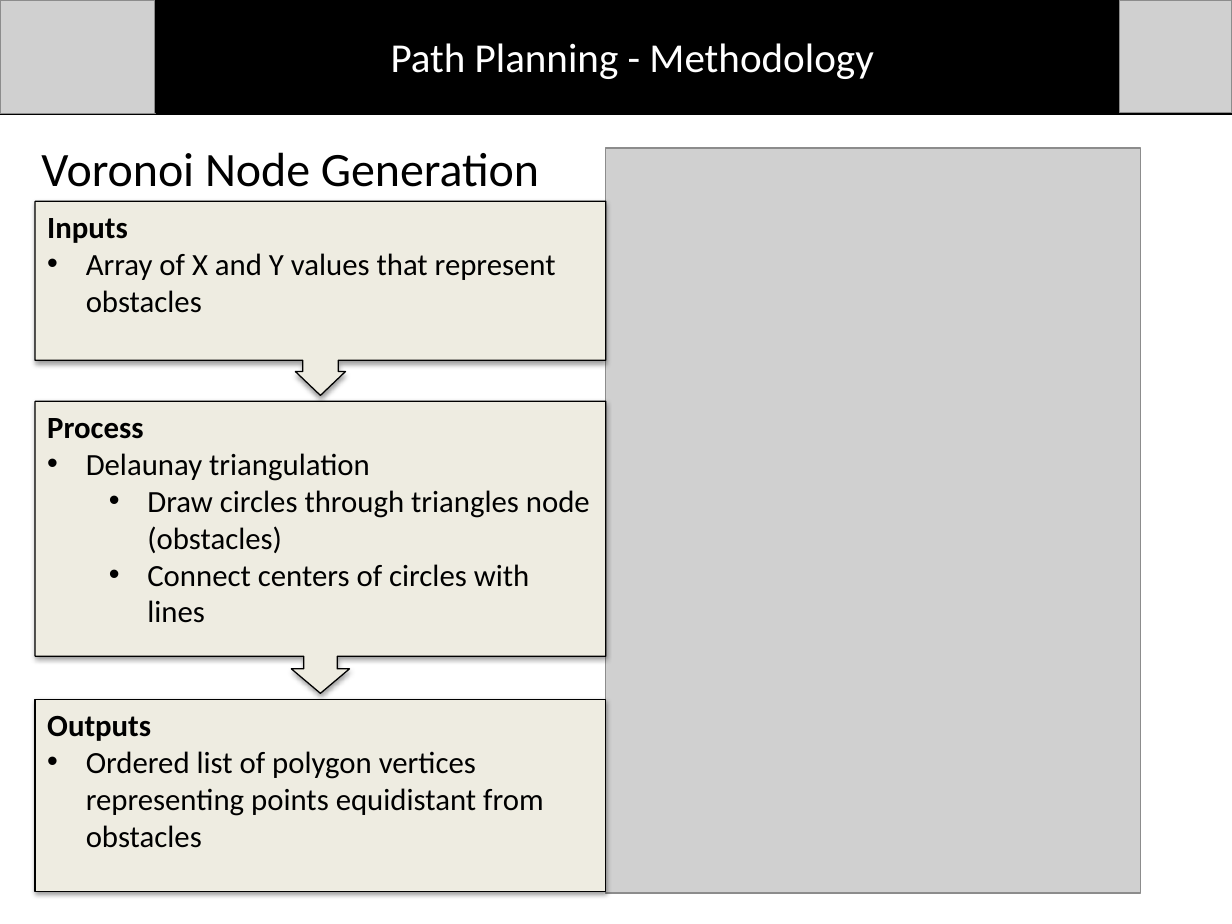
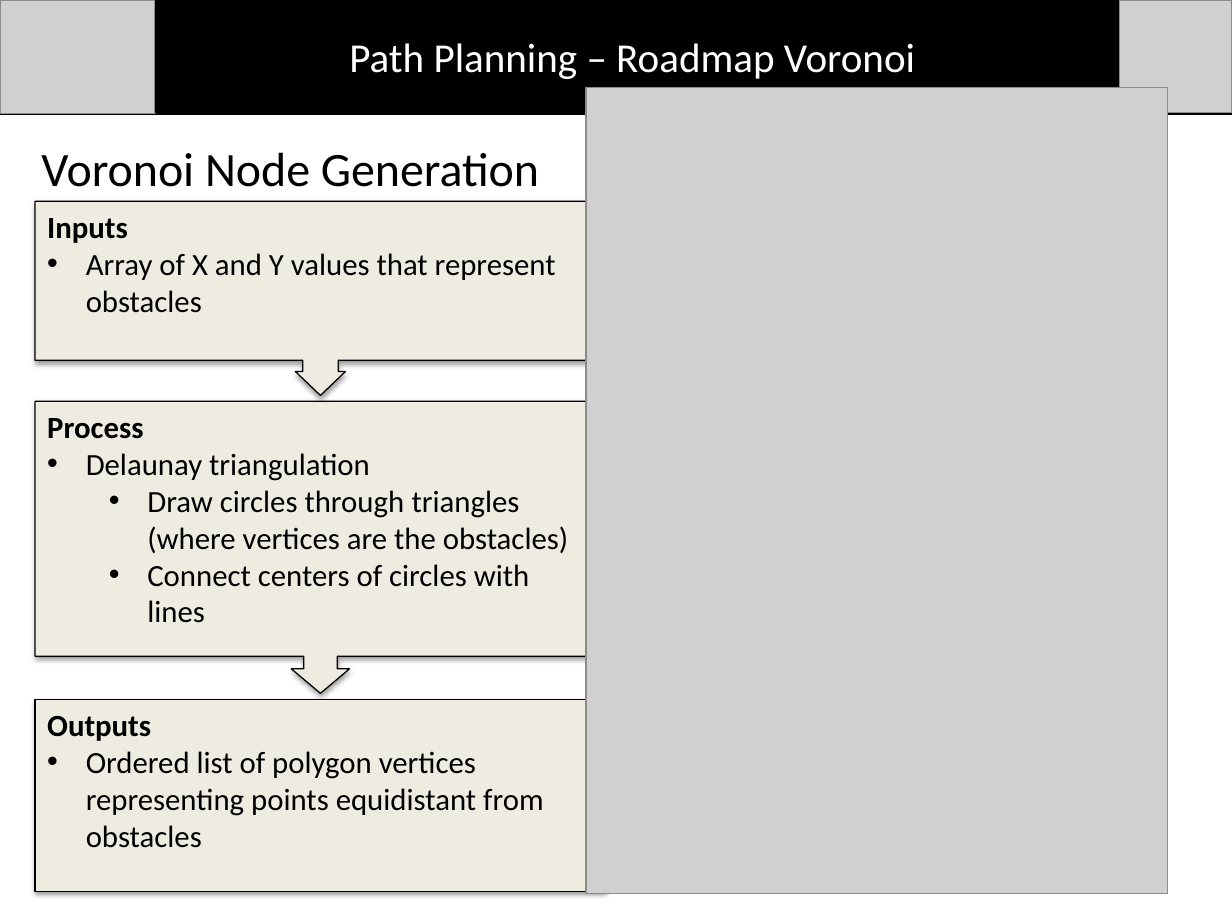
Before and after one commit to dtbinh/FlyNet, a slide deck: slide 4 of Presentations/CDR_Fall_2015/Individual_Slides/Bryce/PathPlanning.pptx (slide 5 before the commit). Drawn at 1232x924 pixels with LibreOffice and Linux fonts; fonts in the diff are those of the drawing; grey boxes stand for pictures. Boxes give left, top, right and bottom in pixels: in the first picture for what was removed or moved away, otherwise in the second. Text is boxed around its words. In the diff, an @@ line names an element or a change of style, - is before the commit and + after.

Commit message:
Now final slide updates

```diff
--- a/Presentations/CDR_Fall_2015/Individual_Slides/Bryce/PathPlanning.pptx
+++ b/Presentations/CDR_Fall_2015/Individual_Slides/Bryce/PathPlanning.pptx
@@ text at (x1=349, y1=43, x2=915, y2=79): text changed @@
-Path Planning - Methodology
+Path Planning – Roadmap Voronoi
@@ picture resized from (x1=606, y1=148, x2=1141, y2=893) to (x1=586, y1=87, x2=1168, y2=893) @@
@@ text in down arrow callout at (x1=147, y1=490, x2=568, y2=553): text changed @@
-  • Draw circles through triangles node (obstacles)
+  • Draw circles through triangles (where vertices are the obstacles)
```
Also in this commit, not shown: 6 other slides changed, 1 slide added, 1 other file.
